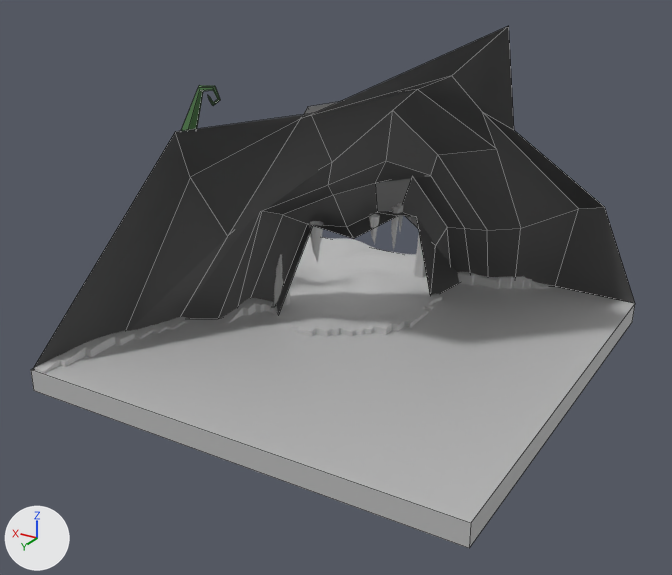
The FBX model Cryptique/Assets/FBX/FullRoom/3 - Forest/Foret_grotte_ext.fbx as it was, and as the next commit left it.
The view is the same before and after, from a camera (50 mm lens) standing at (-7.55, 13.26, 7.86) and looking at (0.0, 0.68, 1.56). Arrows for +X, +Y and +Z are at lower left; the lights stay in place. Mesh edges are drawn as thin lines on the coarser meshes. Where no turn or scale is listed for an object, it has been applied to the vertices.

Script lines for the objects in view, before the commit:
```python
me_mesh = bpy.data.meshes.new('Mesh')
me_mesh.from_pydata([(-4.0, -4.0, -0.2), (4.0, -4.0, -0.2), (-4.0, -4.0, 0.2), (4.0, -4.0, 0.2), (-4.0, 4.0, 0.2), (4.0, 4.0, 0.2), (-4.0, 4.0, -0.2), (4.0, 4.0, -0.2)], [], [(0, 1, 3, 2), (2, 3, 5, 4), (4, 5, 7, 6), (1, 7, 5, 3), (6, 0, 2, 4)])
me_mesh.materials.append(mat_piece_taverne)  # grey #bcbcbc
me_mesh_001 = bpy.data.meshes.new('Mesh.001')
me_mesh_001.from_pydata(...)  # 56 vertices, 43 faces; spans x 0.0..7.95, y 0.0..8.02, z 0.0..5.59
me_mesh_001.materials.append(mat_grotte2)  # dark grey #4f4f4f
# before: 42 (1.78, 2.62, 3.75) at pixel (514, 130), 43 (0.0, 0.0, 0.0) at pixel (635, 303), 44 (1.54, 3.84, 5.59) at pixel (508, 25), 45 (3.72, 5.75, 4.41) at pixel (314, 112), 46 (6.44, 5.72, 3.79) at pixel (175, 131)
# before: 47 (7.95, 8.02, 0.0) at pixel (31, 370), 55 (0.73, 0.29, 1.93) at pixel (604, 207)
me_mesh_011 = bpy.data.meshes.new('Mesh.011')
me_mesh_011.from_pydata(...)  # 1829 vertices, 1700 faces; spans x -2.35..3.96, y -3.96..3.99, z 0.18..0.47
me_mesh_011.materials.append(mat_neige)  # grey #bcbcbc
ob_grotte1 = bpy.data.objects.new('Grotte1', me_mesh_001)
ob_grotte1.location = (-4.0, -4.0, 0.4)
ob_sol10 = bpy.data.objects.new('sol10', me_mesh)
ob_sol10.location = (0.0, 0.0, 0.2)
ob_sol43 = bpy.data.objects.new('sol43', me_mesh_011)
ob_sol43.location = (0.0, 0.0, 0.2)
```
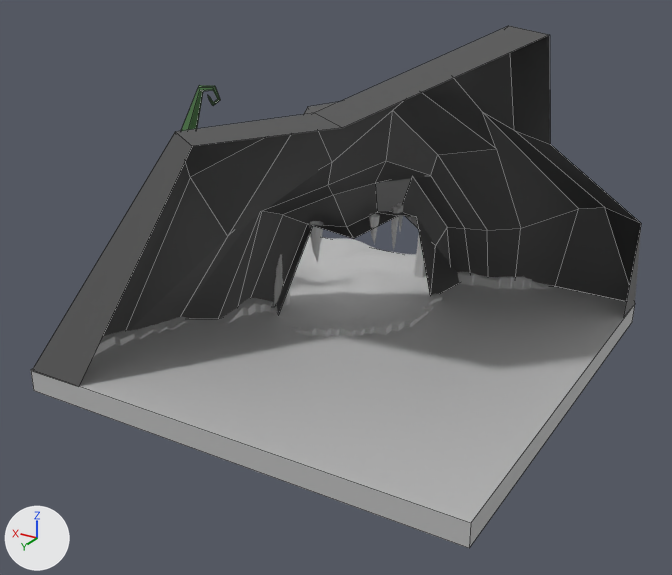
What changed in the scene script:
```text
Change me_mesh_001:
    where me_mesh_001.from_pydata(...)  # 56 vertices, 43 faces; spans x 0.0..7.95, y 0.0..8.02, z 0.0..5.59
    used by ob_grotte1; location = (-4.0, -4.0, 0.4)
    verts and faces of me_mesh_001; kept vertices keep their numbers, new ones are numbered from 56
    me_mesh_001 part 1
    add for new, old in zip([*range(56, 61)], [42, 44, 45, 46, 55]): verts[new] = verts[old] + (-0.83, 0.59, 0.0)
    add verts[61] = (0.01, 0.8, 0.0)  # pixel (623, 317)
    add verts[62] = (6.88, 8.0, 0.0)  # pixel (78, 386)
    add faces += [(43, 55, 60, 61), (42, 44, 57, 56), (44, 45, 58, 57), (45, 46, 59, 58), (46, 47, 62, 59), (42, 56, 60, 55)]
```

Where the change shows, as pixel boxes [x1, y1, x2, y2] in the pictures (672 x 575 px):
'Grotte1', reshaped: before [32, 26, 635, 371]; after [32, 26, 641, 387]
part 1 of me_mesh_001, added: after [32, 26, 641, 387]
